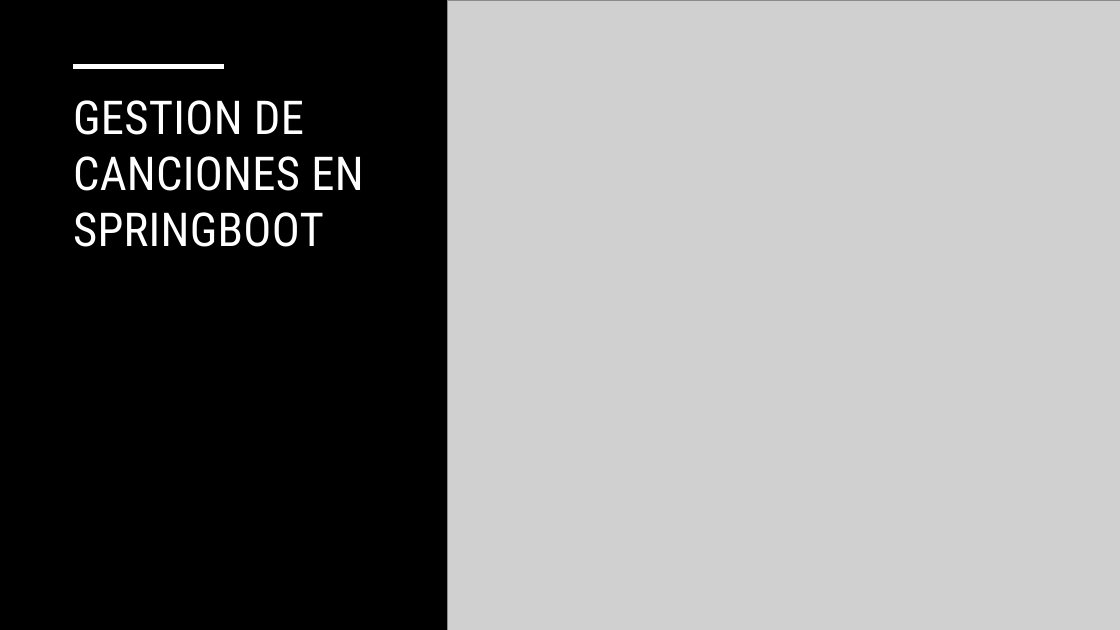
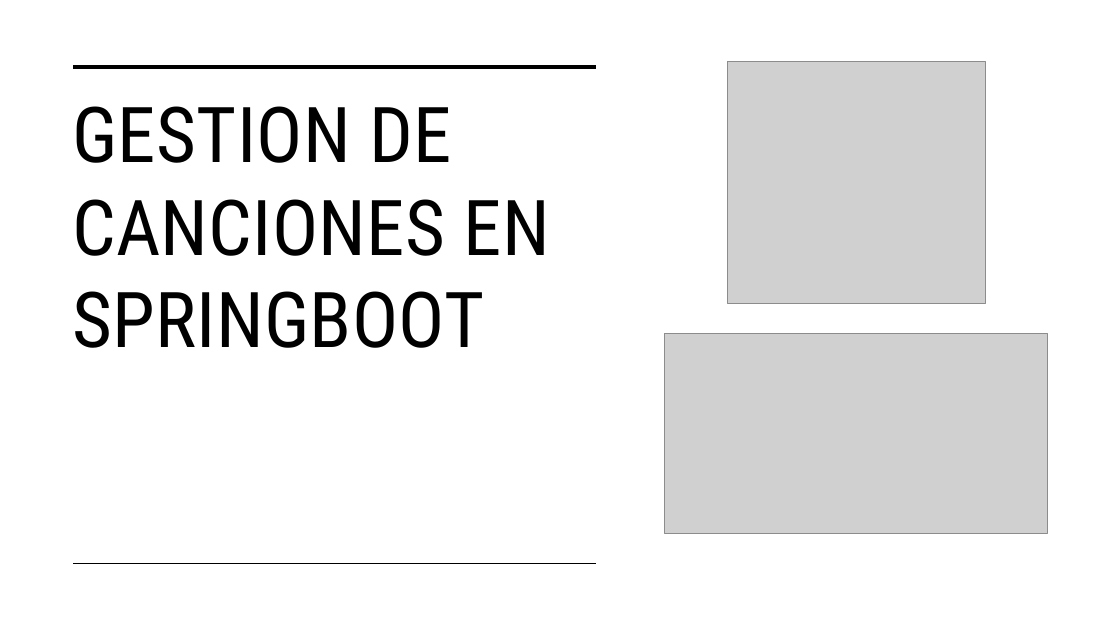
Before and after one commit to DiegoSicre/TestingUMA, a slide deck: slide 3 of ProyectoMant/Presentation.pptx. Drawn at 1120x630 pixels with LibreOffice and Linux fonts; fonts in the diff are those of the drawing; grey boxes stand for pictures. Boxes give left, top, right and bottom in pixels: in the first picture for what was removed or moved away, otherwise in the second. Text is boxed around its words. In the diff, an @@ line names an element or a change of style, - is before the commit and + after.

```diff
--- a/ProyectoMant/Presentation.pptx
+++ b/ProyectoMant/Presentation.pptx
@@ background #000000 to #FFFFFF @@
@@ rectangle removed at [0, 0, 1120, 630] @@
@@ title "GESTION DE CANCIONES EN SPRINGBOOT" at [72, 106, 550, 348]: size 40 to 66 pt, text colour #FFFFFF to #000000 @@
@@ line removed from (74, 66) to (224, 66) @@
@@ line added from (74, 67) to (596, 67), #000000 3.5 pt @@
@@ picture: place and size @@
-picture at [448, 0, 1120, 630]
+picture at [728, 61, 986, 303]
@@ picture added at [665, 334, 1048, 534] @@
@@ line added from (74, 564) to (596, 564), #000000 1 pt @@
```
Also in this commit, not shown: 2 other slides changed.
